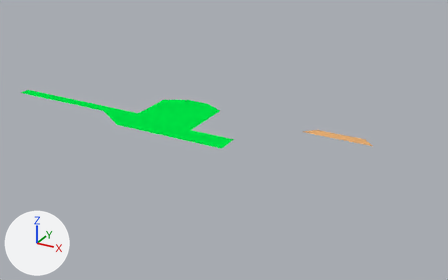
One commit to the Blender file assets/level.blend: the scene before it, then after it.
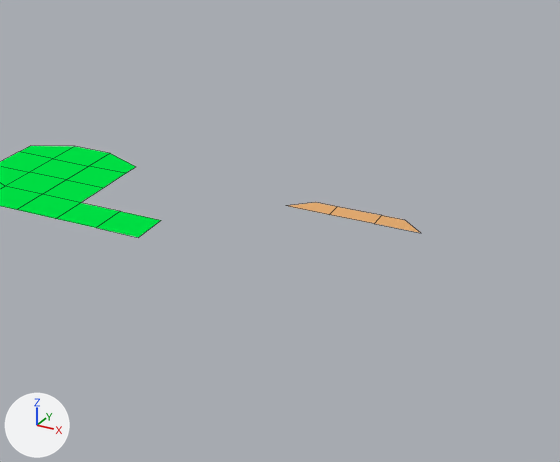
Each version appears first whole from a 50 mm lens placed at (23.9, -38.7, 19.6), pointed at (0.3, 4.3, -1.9), and next in a close-up on the part from 33% to 100% of the width and 8% to 96% of the height. The axes (+X, +Y, +Z) are drawn at lower left. The lights are the same throughout. The close-ups show mesh edges as thin lines.

In view in the first close-up: 'platform1', 'terrain1'.
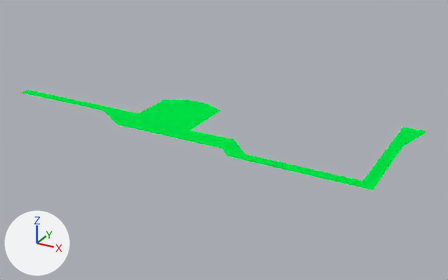
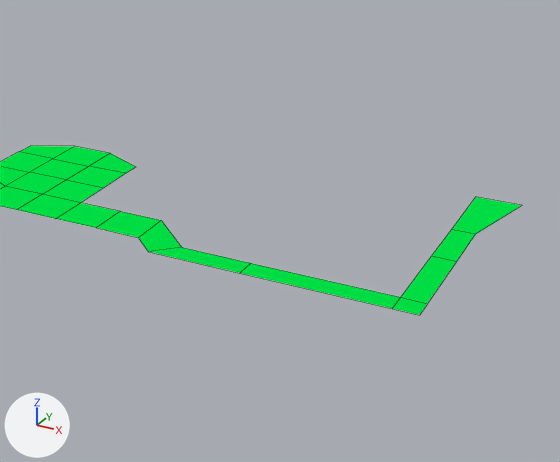
Boxes (x1, y1, x2, y2) around the edits, measured in the close-ups (560 x 462 px):
```json
{"object": "terrain1", "change": "reshaped", "before": [0, 146, 161, 237], "after": [0, 146, 522, 315]}
{"object": "platform1", "change": "hidden", "before": [288, 202, 420, 233], "on screen": "orange"}
{"part": 1, "of": "me_plane", "change": "added", "after": [138, 197, 522, 315], "on screen": "green"}
```

Edits to the scene script, one JSON object a line:
```json
{"block": "me_plane", "where": "me_plane.from_pydata(...)  # 28 vertices, 16 faces; spans x -20.0..3.0, y -1.0..7.0, z 0.0"}
{"block": "me_plane", "where": "# used by ob_terrain1; location = (0.0, 0.0, 0.0)"}
{"block": "me_plane", "where": "# verts and faces of me_plane; kept vertices keep their numbers, new ones are numbered from 28"}
{"block": "me_plane", "where": "# before: 4 (3.0, -1.0, 0.0) at pixel (138, 237), 5 (3.0, 1.0, 0.0) at pixel (161, 220)"}
{"block": "me_plane", "change": "me_plane part 1"}
{"op": "add", "block": "me_plane", "code": "verts[28] = (14.0, -2.0, 0.0)  # pixel (392, 308)"}
{"op": "add", "block": "me_plane", "code": "verts[29] = (14.0, -1.0, 0.0)  # pixel (400, 297)"}
{"op": "add", "block": "me_plane", "code": "verts[30] = (14.0, 3.0, 0.0)  # pixel (431, 256)"}
{"op": "add", "block": "me_plane", "code": "verts[31] = (14.0, 6.0, 0.0)  # pixel (451, 229)"}
{"op": "add", "block": "me_plane", "code": "for new, old in zip([*range(32, 36)], [*range(28, 32)]): verts[new] = verts[old] + (1.0, 0.0, 0.0)"}
{"op": "add", "block": "me_plane", "code": "verts[36] = (5.0, -1.0, 0.0)  # pixel (181, 247)"}
{"op": "add", "block": "me_plane", "code": "verts[37] = (4.0, -2.0, 0.0)  # pixel (148, 251)"}
{"op": "add", "block": "me_plane", "code": "verts[38] = (8.0, -1.0, 0.0)  # pixel (250, 263)"}
{"op": "add", "block": "me_plane", "code": "verts[39] = (8.0, -2.0, 0.0)  # pixel (239, 273)"}
{"op": "add", "block": "me_plane", "code": "verts[40] = (16.0, 10.0, 0.0)  # pixel (522, 205)"}
{"op": "add", "block": "me_plane", "code": "verts[41] = (14.0, 10.0, 0.0)  # pixel (475, 196)"}
{"op": "add", "block": "me_plane", "code": "faces += [(4, 37, 36, 5), (36, 37, 39, 38), (28, 29, 38, 39), (28, 32, 33, 29), (29, 33, 34, 30), (30, 34, 35, 31)]"}
{"op": "add", "block": "me_plane", "code": "faces += [(31, 35, 40, 41)]"}
{"op": "add", "block": "ob_platform1", "code": "ob_platform1.hide_render = True"}
```
